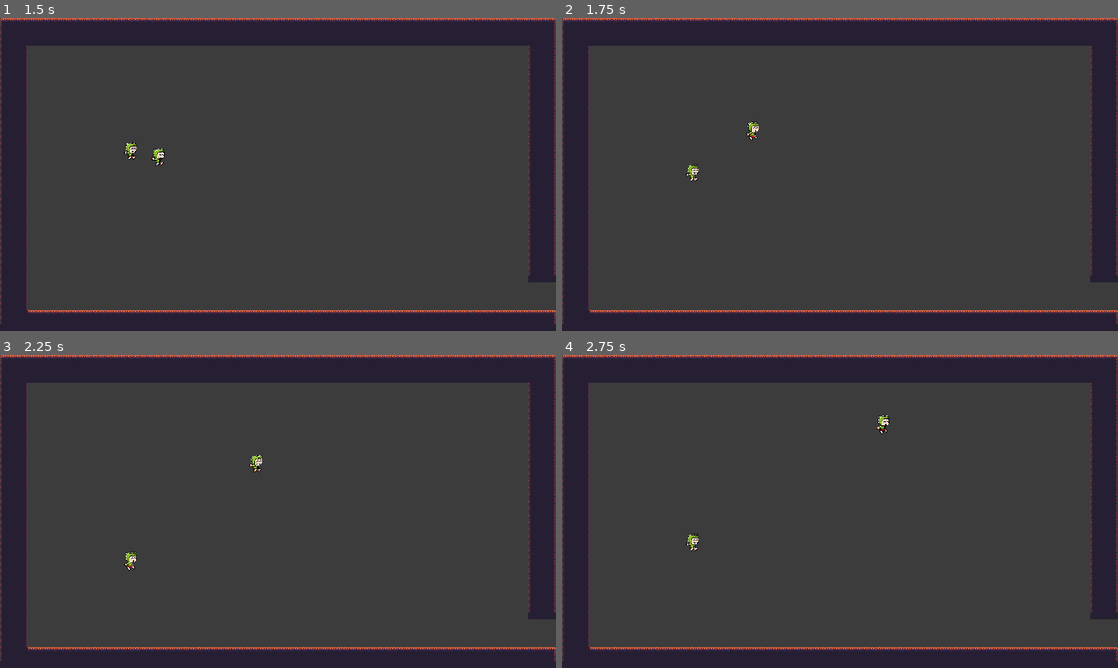
Above: before the commit, frames 1-4 (two rows, left to right).
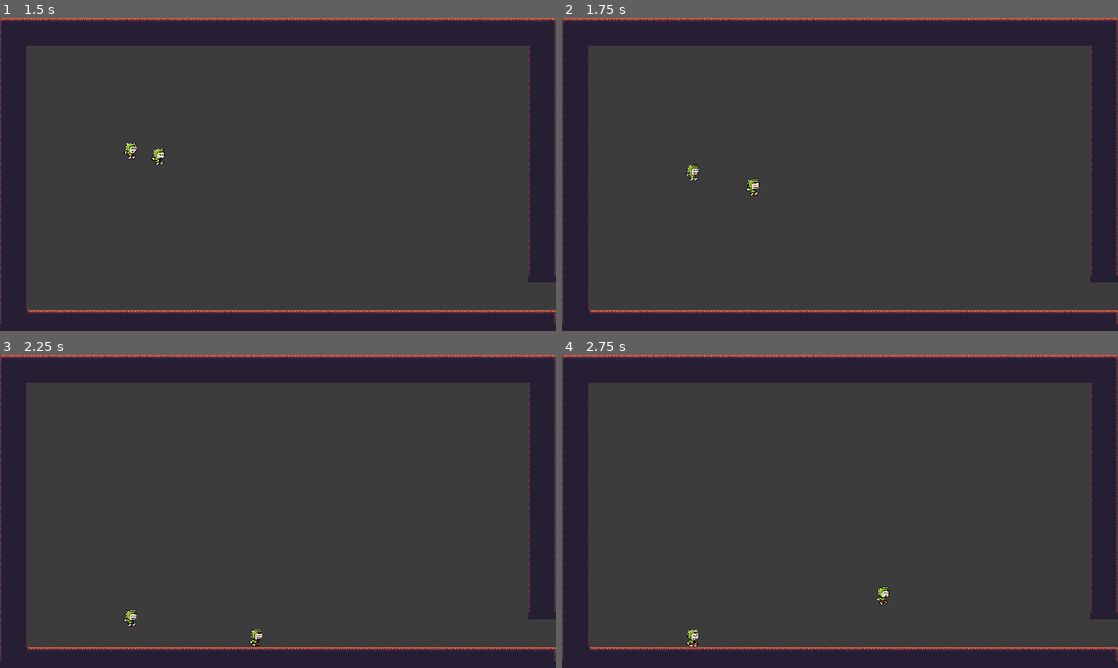
Above: after the commit, the same moments.

Repository: codemonsters/racekombat
Game: Godot game, scene res://Game.tscn
The game is run twice, just before and just after one commit, with the same random seed, the same clock (stepped at 60 frames per second) and the same inputs.
Inputs:
- Up to frame 1 (1.5 s): click "START" at 0.5 s; tap Enter (ui_accept) at 1.25 s; hold Right (ui_right) from 1.28 s (still down); tap Space at 1.35 s
- Up to frame 2 (1.75 s): keep holding Right (ui_right); tap Enter (ui_accept) at 1.52 s
- Up to frame 3 (2.25 s): keep holding Right (ui_right); tap Shift at 2.1 s
- Up to frame 4 (2.75 s): keep holding Right (ui_right); tap Enter (ui_accept) at 2.27 s

Frame 1 is identical in both runs. In frame 2, 0.2% of the frame differs, in the area x 33-36%, y 33-58%; in frame 3, 0.4%; in frame 4, 0.4%, in the area x 22-59%, y 19-94%.

Commit message:
Movimiento jugador-input arreglado

Diff:
--- a/server/Menu.gd
+++ b/server/Menu.gd
@@ -23,7 +23,7 @@
 	$Control.get_children()[active_button].grab_focus()
 
 
-func controller_input(_controller, action, is_main):
+func controller_input(_controller, action, is_main, _is_pressed):
 	if is_main:
 		match action:
 			"up":
--- a/server/Player.gd
+++ b/server/Player.gd
@@ -15,17 +15,28 @@
 	pass
 
 func _process(delta):
-	clamp(input_direction_x, -1.0, 1.0)
+	pass
 	#print(get_node("Player SM").state.name)
 
-func _handle_input(action):
-	match action:
-		"left":
-			input_direction_x -= 1.0
-		"right":
-			input_direction_x += 1.0
-		"action":
-			_jump()
+func _handle_input(action, is_pressed):
+	if is_pressed:
+		match action:
+			"left":
+				input_direction_x -= 1.0
+			"right":
+				input_direction_x += 1.0
+			"action":
+				_jump()
+	else:
+		match action:
+			"left":
+				input_direction_x += 1.0
+			"right":
+				input_direction_x -= 1.0
+
+	input_direction_x = clamp(input_direction_x, -1.0, 1.0)
+
 
 func _jump():
-	$"Player SM".transitionTo("Air", {jump = true})
+	if $"Player SM".state.name != "Air":
+		$"Player SM".transitionTo("Air", {jump = true})
--- a/server/Player.tscn
+++ b/server/Player.tscn
@@ -48,6 +48,7 @@
 scale = Vector2( 0.2, 0.2 )
 frames = SubResource( 1 )
 animation = "idle"
+frame = 1
 playing = true
 
 [node name="CollisionShape2D" type="CollisionShape2D" parent="."]
--- a/server/WaitingRoom.gd
+++ b/server/WaitingRoom.gd
@@ -5,7 +5,7 @@
 
 const PlayerResource = preload("res://Player.tscn")
 
-func controller_input(_controller, action, is_main):
+func controller_input(_controller, action, is_main, is_pressed):
 	var found := false
 	var controller_index : int
 	for i in players.size():
@@ -17,6 +17,6 @@
 		new_player.position = Vector2(300, 300)
 		add_child(new_player)
 		players.append({_controller: new_player})
-	if found:
+	else:
 		var active_player = players[controller_index][_controller]
-		active_player._handle_input(action)
+		active_player._handle_input(action, is_pressed)
--- a/server/scripts/ControllersManager.gd
+++ b/server/scripts/ControllersManager.gd
@@ -24,11 +24,11 @@
 	print_debug("New controller added: " + controller.to_string())
 
 
-func controller_input(controller: Controller, action: String):
+func controller_input(controller: Controller, action: String, is_pressed: bool):
 	if _main_controller == null:
 		_main_controller = controller
 
 	if controller.get_instance_id() != _main_controller.get_instance_id():
-		_main_node.get_node("CurrentScene").get_child(0).controller_input(controller, action, false)
+		_main_node.get_node("CurrentScene").get_child(0).controller_input(controller, action, false, is_pressed)
 	else:
-		_main_node.get_node("CurrentScene").get_child(0).controller_input(controller, action, true)
+		_main_node.get_node("CurrentScene").get_child(0).controller_input(controller, action, true, is_pressed)
--- a/server/scripts/KeyboardController.gd
+++ b/server/scripts/KeyboardController.gd
@@ -34,17 +34,17 @@
 
 
 func input(event: InputEvent):
-	if event is InputEventKey and event.pressed:
+	if event is InputEventKey:
 		if event.scancode == _key_up:
-			_controllersManager.controller_input(self, "up")
+			_controllersManager.controller_input(self, "up", event.pressed)
 		elif event.scancode == _key_down:
-			_controllersManager.controller_input(self, "down")
+			_controllersManager.controller_input(self, "down", event.pressed)
 		elif event.scancode == _key_left:
-			_controllersManager.controller_input(self, "left")
+			_controllersManager.controller_input(self, "left", event.pressed)
 		elif event.scancode == _key_right:
-			_controllersManager.controller_input(self, "right")
+			_controllersManager.controller_input(self, "right", event.pressed)
 		elif event.scancode in _keys_action:
-			_controllersManager.controller_input(self, "action")
+			_controllersManager.controller_input(self, "action", event.pressed)
 		else:
 			return false
 		return true
Not shown, changed: server/assets/crocodile/dizzy/frame-1.png.import
Not shown, changed: server/assets/crocodile/dizzy/frame-2.png.import
Not shown, changed: server/assets/crocodile/faint/frame-1.png.import
Not shown, changed: server/assets/crocodile/faint/frame-2.png.import
Not shown, changed: server/assets/crocodile/faint/frame-3.png.import
Not shown, changed: server/assets/crocodile/idle/frame-1.png.import
Not shown, changed: server/assets/crocodile/idle/frame-2.png.import
Not shown, changed: server/assets/crocodile/jump fall/frame.png.import
Not shown, changed: server/assets/crocodile/jump up/frame.png.import
Not shown, changed: server/assets/crocodile/run/frame-1.png.import
Not shown, changed: server/assets/crocodile/run/frame-2.png.import
Not shown, changed: server/assets/crocodile/run/frame-3.png.import
(and 29 more such lines)
